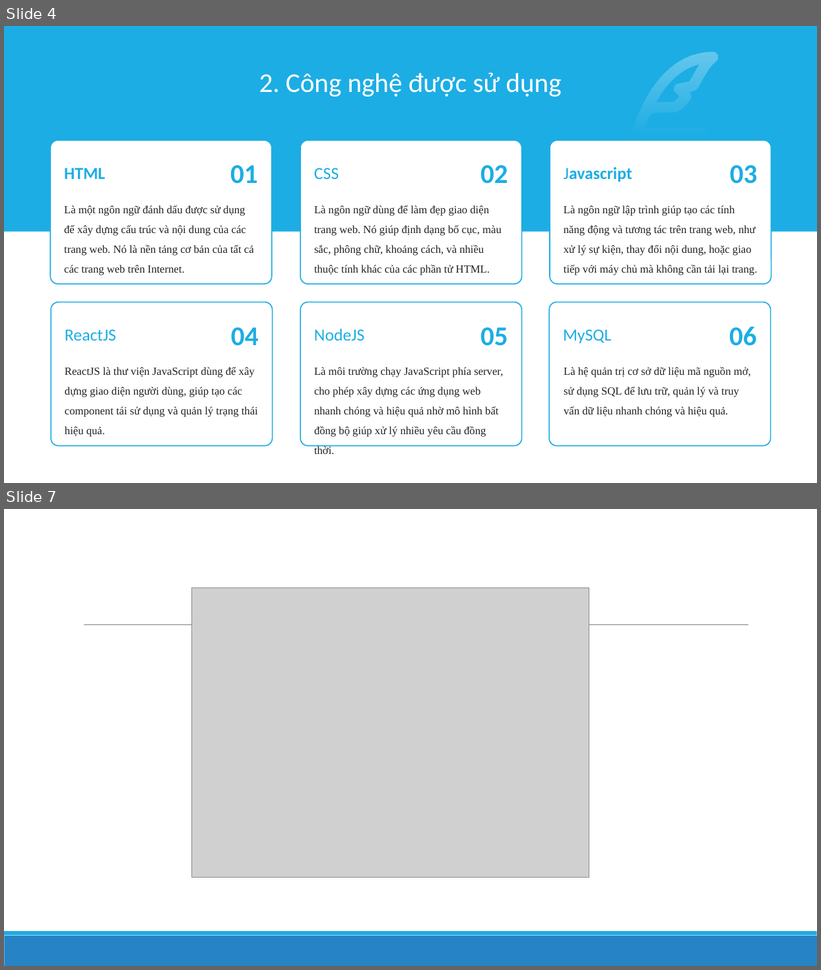
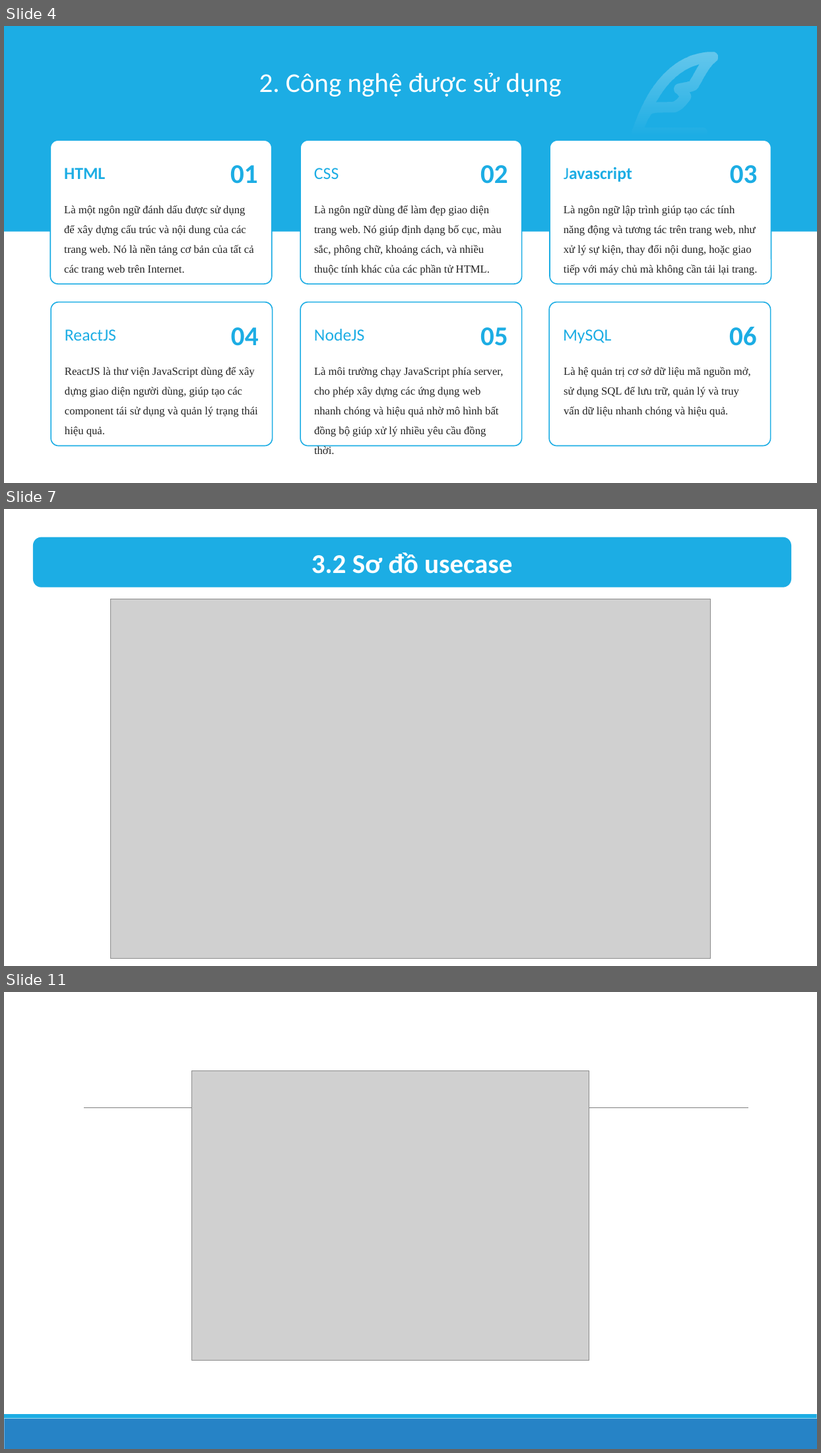
Before and after one commit to qhd279/Nhom055, a slide deck: slide.pptx. Shown one above the other, each under a label of ours: slides 4 and 7 before the commit, slides 4, 7 and 11 after it; the slides between them are not shown. The pictures are 821x970 and 821x1453 pixels, drawn with LibreOffice and Linux fonts; fonts in the diff are those of the drawing; grey boxes stand for pictures. Boxes give left, top, right and bottom in pixels: in the first picture for what was removed or moved away, otherwise in the second. Text is boxed around its words. In the diff, an @@ line names an element or a change of style, - is before the commit and + after.

```diff
--- a/slide.pptx
+++ b/slide.pptx
@@ slide 7 added at <box>4,509,817,966</box>, background #FFFFFF @@
@@ rounded rectangle added at <box>32,537,791,587</box>, fill #1CADE4, 32 pt, text #FFFFFF, bold @@
+3.2 Sơ đồ usecase
@@ picture added at <box>110,599,711,959</box> @@
@@ what was slide 7 is now slide 11 @@
```
Also in this commit, not shown: 2 slides changed, 4 other slides added, 1 slide removed, 10 other files.
